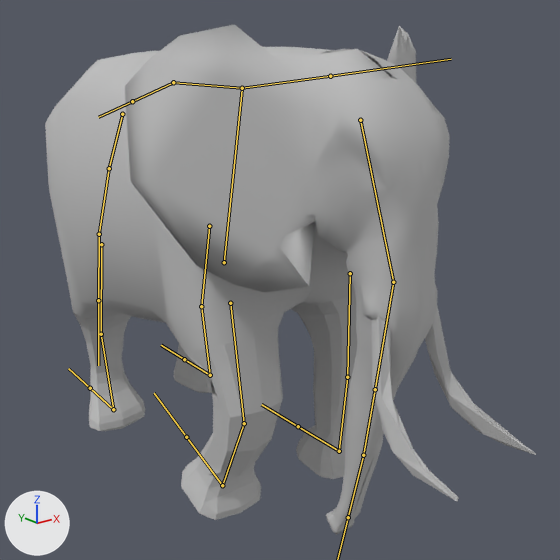
Renders of the FBX model WoB_Client/Assets/Resources/Models/African Elephant.fbx from each side of a commit.
The view is the same before and after, from a 50 mm camera at (-13.0, -18.8, 12.7) aimed at (1.7, -0.4, 5.4). Lighting does not change. The marker at lower left points along +X, +Y and +Z. Both versions are drawn at frame 5 of the action 'Armature|eat'; the numbers are the values there. The bones that bend it are drawn over the model as lines.

In view in the first picture: 'Elephant.001'.
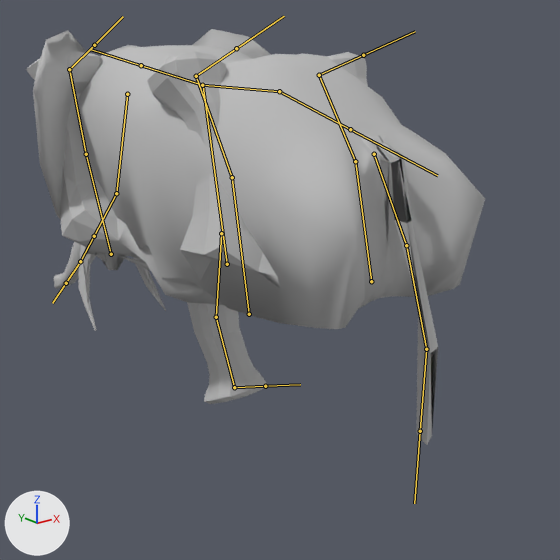
Boxes (x1, y1, x2, y2) around the edits, measured in the pictures (560 x 560 px):
```json
{"object": "Elephant.001", "change": "posed", "before": [45, 24, 536, 535], "after": [26, 29, 485, 445], "on screen": "7% narrower, 19% shorter"}
{"bone": "Bone.011", "before": "(350, 273) to (347, 377)", "after": "(111, 254) to (86, 154)"}
{"bone": "Bone.008", "before": "(393, 282) to (375, 389)", "after": "(116, 193) to (94, 236)"}
{"bone": "Bone.014", "before": "(209, 226) to (201, 306)", "after": "(249, 314) to (232, 177)"}
{"bone": "Bone.020", "before": "(101, 244) to (101, 334)", "after": "(371, 281) to (355, 161)"}
```

The change, as JSON lines over the scene's bpy script:
```json
{"block": "bone_rig_object", "where": "bone_rig_object = bpy.data.objects['Armature']  # the whole rig 'Armature'"}
{"op": "set", "path": "bone_rig_object.location", "old": "(0.02, 0.05, 5.48)", "new": "(-0.02, -0.05, 5.48)"}
{"op": "set", "path": "bone_rig_object.rotation_euler", "old": "(0.0, 0.0, 0.0)", "new": "(0.0, 0.0, 3.142)", "note": "degrees (0, 0, 0) -> degrees (0, 0, 180)"}
{"block": "bone_bone_011", "where": "bone_bone_011 = bpy.data.objects['Armature'].pose.bones['Bone.011']  # child of 'Bone'"}
{"op": "set", "path": "bone_bone_011.rotation_quaternion", "old": "(0.997, 0.078, 0.0, 0.0)", "new": "(0.0, 0.0, 0.127, 0.992)", "note": "degrees (9, 0, 0) -> degrees (15, 0, -180)"}
{"block": "bone_bone_008", "where": "bone_bone_008 = bpy.data.objects['Armature'].pose.bones['Bone.008']  # child of 'Bone.007'"}
{"op": "set", "path": "bone_bone_008.rotation_quaternion", "old": "(0.994, 0.108, 0.0, 0.0)", "new": "(0.0, 0.0, 0.827, 0.562)", "note": "degrees (12, 0, 0) -> degrees (-68, -180, 0)"}
{"block": "bone_bone_014", "where": "bone_bone_014 = bpy.data.objects['Armature'].pose.bones['Bone.014']  # child of 'Bone'"}
{"op": "set", "path": "bone_bone_014.rotation_quaternion", "old": "(1.0, -0.006, 0.0, 0.0)", "new": "(0.0, 0.0, -0.007, 1.0)", "note": "degrees (-1, 0, 0) -> degrees (-1, 0, 180)"}
{"block": "bone_bone_020", "where": "bone_bone_020 = bpy.data.objects['Armature'].pose.bones['Bone.020']  # child of 'Bone'"}
{"op": "set", "path": "bone_bone_020.rotation_quaternion", "old": "(1.0, 0.018, 0.0, 0.0)", "new": "(0.0, 0.0, 0.018, 1.0)", "note": "degrees (2, 0, 0) -> degrees (2, 0, 180)"}
```
